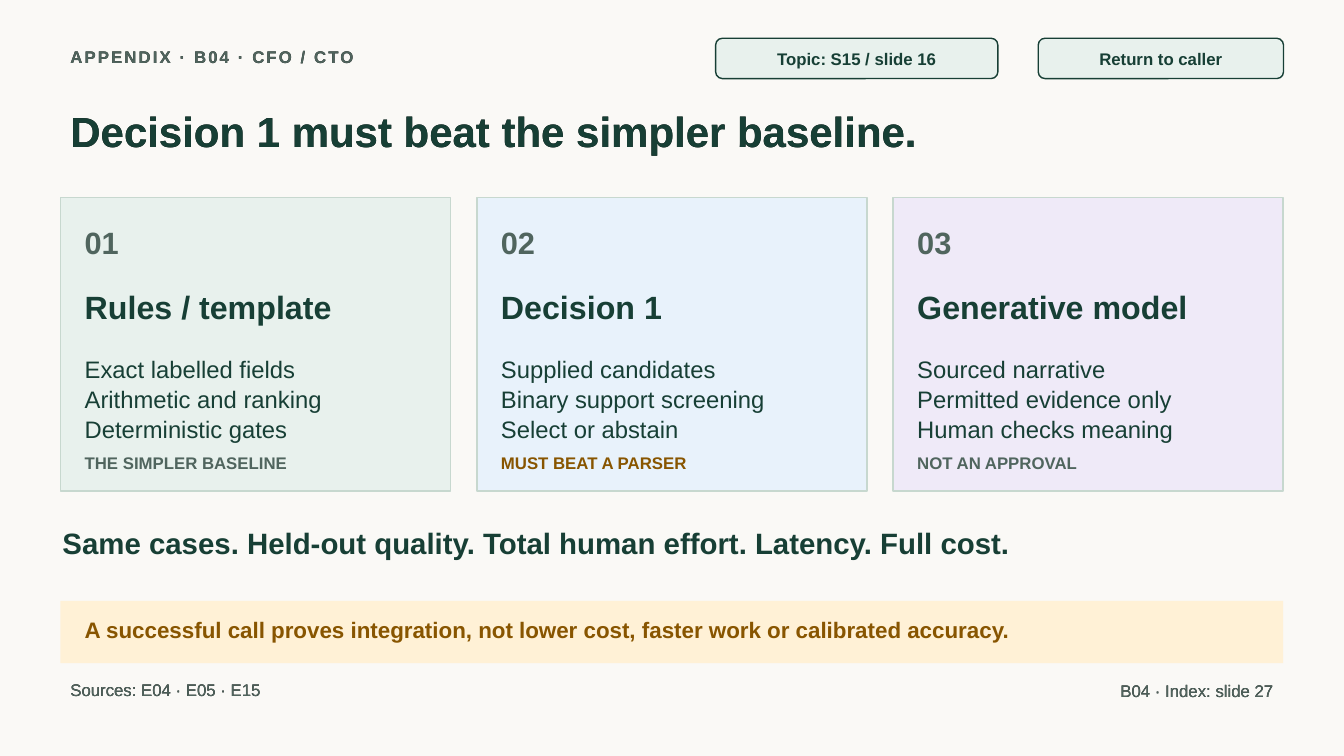
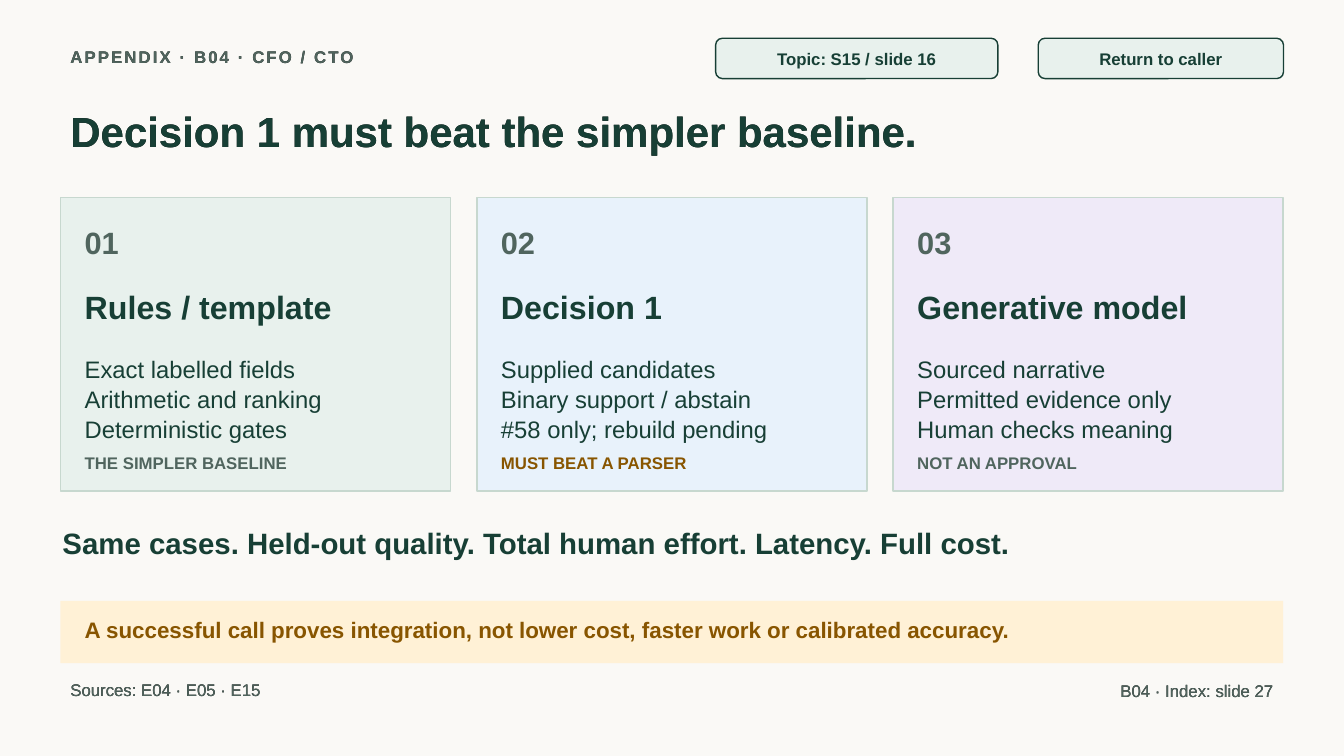
Before and after one commit to jmservera/ama, a slide deck: slide 31 of docs/capstone/deck/zava-forward-cowork-v2-draft.pptx. Drawn at 1344x756 pixels with LibreOffice and Linux fonts; fonts in the diff are those of the drawing. Boxes give left, top, right and bottom in pixels: in the first picture for what was removed or moved away, otherwise in the second. Text is boxed around its words. In the diff, an @@ line names an element or a change of style, - is before the commit and + after.

```diff
--- a/docs/capstone/deck/zava-forward-cowork-v2-draft.pptx
+++ b/docs/capstone/deck/zava-forward-cowork-v2-draft.pptx
@@ text at (501,390,767,443): text changed @@
-Binary support screening
-Select or abstain
+Binary support / abstain
+#58 only; rebuild pending
```
Also in this commit, not shown: 10 other slides changed, 2 slides added, 2 slides removed, 30 other files.
